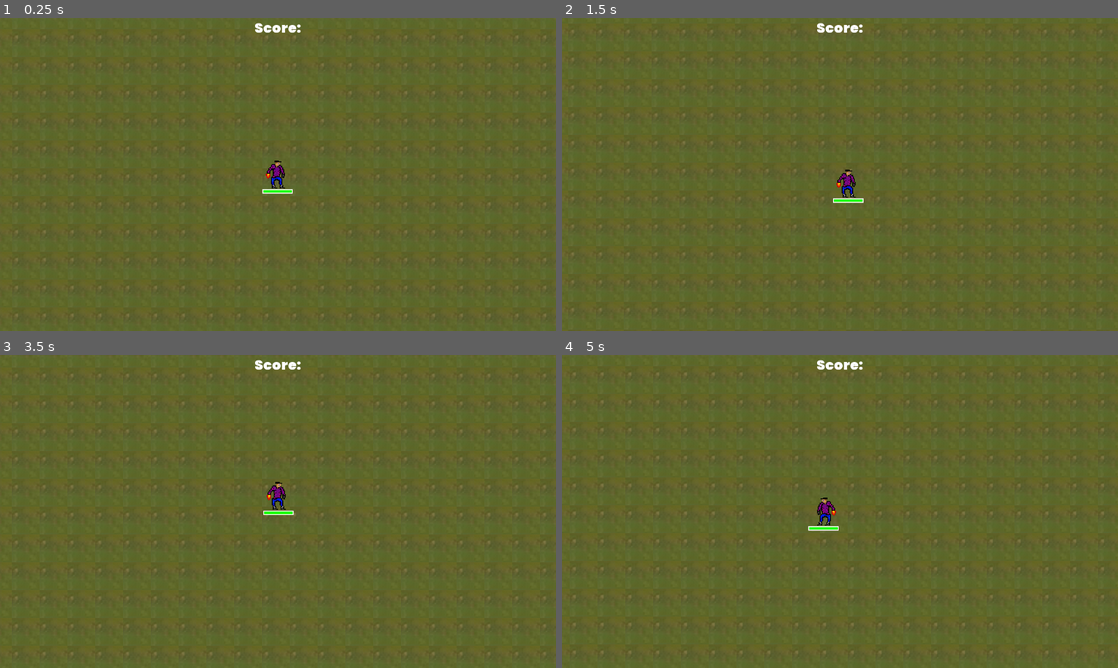
Above: before the commit, frames 1-4 (two rows, left to right).
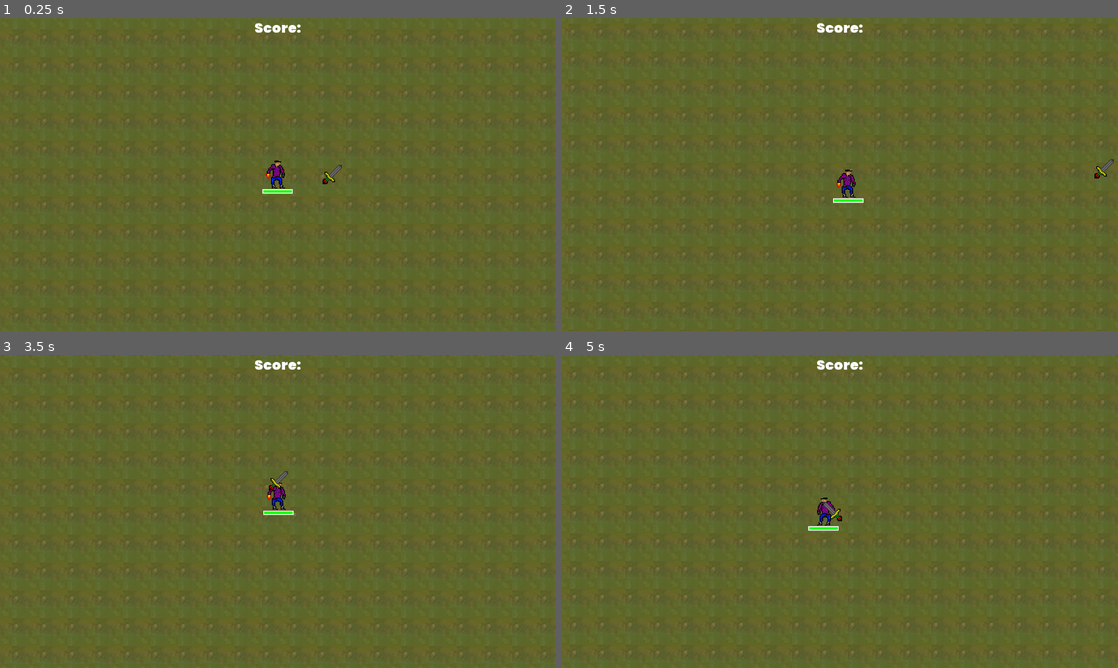
Above: after the commit, the same moments.

Repository: RM35/vigilant-octo-doodle
Game: Godot game, scene res://scenes/world/world.tscn
Two runs of this game, one before a commit and one after it. Both use one fixed random seed, a clock stepped at 60 frames per second and the inputs below.
Inputs:
- Up to frame 1 (0.25 s): no input
- Up to frame 2 (1.5 s): hold D (right) 0.53-1.28 s; hold S (down) from 1.28 s (still down)
- Up to frame 3 (3.5 s): release S (down) at 2.03 s; hold D (right) 2.03-2.78 s; hold W (up) from 2.78 s (still down)
- Up to frame 4 (5 s): release W (up) at 3.53 s; hold A (left) from 3.53 s (still down)

The runs differ from the first frame. In frame 1, less than 0.1% of the frame differs, in the area x 58-62%, y 46-54%; in frame 2, less than 0.1%; in frame 3, less than 0.1%; in frame 4, less than 0.1%.

Commit message:
feat(weapon): Add knife weapon

Diff:
--- a/scenes/enemy/enemy.tscn
+++ b/scenes/enemy/enemy.tscn
@@ -7,6 +7,8 @@
 radius = 13.0384
 
 [node name="Enemy" type="KinematicBody2D"]
+collision_layer = 3
+collision_mask = 3
 script = ExtResource( 2 )
 
 [node name="CollisionShape2D" type="CollisionShape2D" parent="."]
--- a/scenes/player/player.tscn
+++ b/scenes/player/player.tscn
@@ -1,8 +1,9 @@
-[gd_scene load_steps=5 format=2]
+[gd_scene load_steps=6 format=2]
 
 [ext_resource path="res://scenes/player/texture/player.png" type="Texture" id=1]
 [ext_resource path="res://scenes/player/player.gd" type="Script" id=2]
 [ext_resource path="res://scenes/player/hpbar_theme.tres" type="Theme" id=3]
+[ext_resource path="res://scenes/weapon/knife/knife.tscn" type="PackedScene" id=4]
 
 [sub_resource type="CapsuleShape2D" id=1]
 radius = 9.0
@@ -50,3 +51,5 @@
 percent_visible = false
 
 [node name="Weapons" type="Node2D" parent="."]
+
+[node name="Knife" parent="." instance=ExtResource( 4 )]
--- /dev/null
+++ b/scenes/weapon/knife/knife.gd
@@ -0,0 +1,38 @@
+extends Node2D
+
+onready var player = get_parent()
+var dir: Vector2 = Vector2.RIGHT
+var speed = 250
+var origin_vector_global = Vector2.ZERO
+var last_dir = Vector2.RIGHT
+var fire_global_origin = Vector2.ZERO
+
+func _ready():
+	fire_global_origin = player.global_position
+
+func get_input_axis():
+	var axis = Vector2.ZERO
+	axis.x = int(Input.is_action_pressed("right")) - int(Input.is_action_pressed("left"))
+	axis.y = int(Input.is_action_pressed("down")) - int(Input.is_action_pressed("up"))
+	return axis.normalized()
+
+func _process(delta):
+	var axis = get_input_axis()
+	if axis != Vector2.ZERO:
+		last_dir = axis
+
+	if self.global_position.distance_to(player.global_position) <= 400:
+		var offset = fire_global_origin - player.global_position
+
+		global_position = global_position  + (dir * speed * delta) + offset
+	else:
+		dir = last_dir
+
+		if dir.x < 0:
+			$Sprite.set_scale(Vector2(-1,1))
+		if dir.x > 0:
+			$Sprite.set_scale(Vector2(1,1))
+
+		origin_vector_global = player.global_position
+		global_position = origin_vector_global
+	fire_global_origin = player.global_position
--- /dev/null
+++ b/scenes/weapon/knife/knife.tscn
@@ -0,0 +1,11 @@
+[gd_scene load_steps=3 format=2]
+
+[ext_resource path="res://scenes/weapon/knife/knife.gd" type="Script" id=1]
+[ext_resource path="res://scenes/weapon/knife/knife.png" type="Texture" id=2]
+
+[node name="Knife" type="Node2D"]
+script = ExtResource( 1 )
+
+[node name="Sprite" type="Sprite" parent="."]
+position = Vector2( 5, -5 )
+texture = ExtResource( 2 )
Binary file added: scenes/weapon/knife/knife.png
Not shown, added: scenes/weapon/knife/knife.png.import
